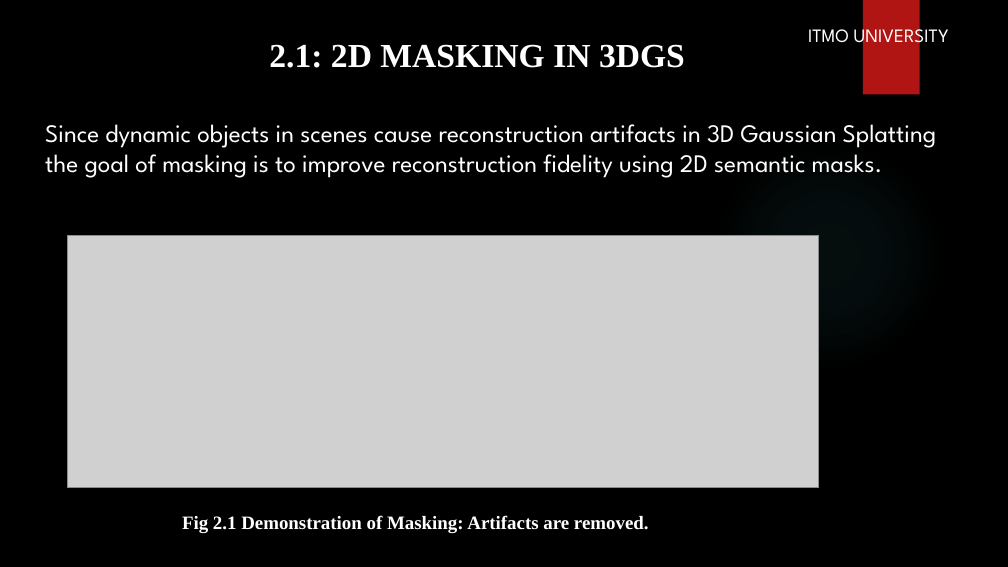
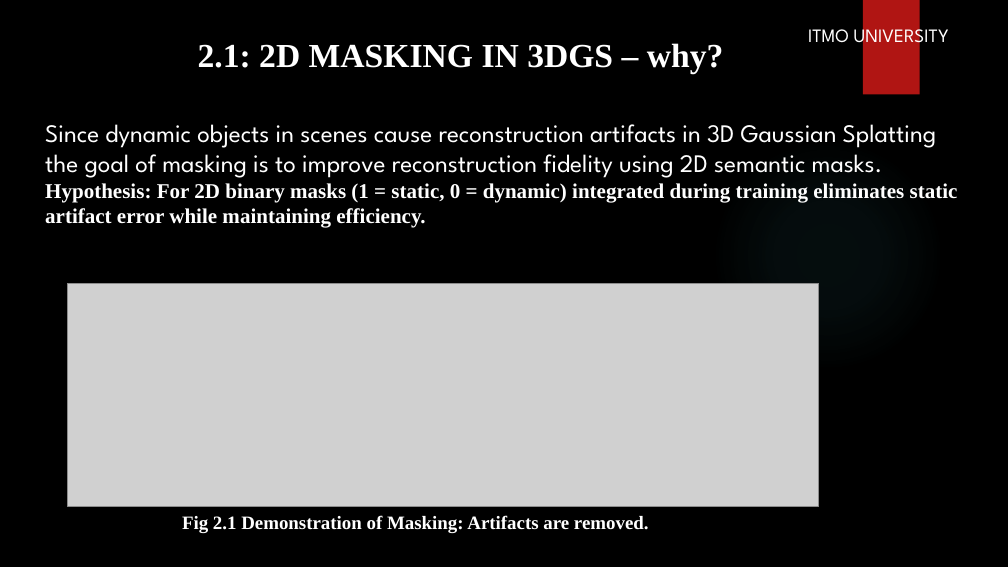
Before and after one commit to PrinssAlex/3dgs-dynamic-masking-47, a slide deck: slide 8 of 3D Gaussian Splatting via Masking Dynamic Objects.pptx. Drawn at 1008x567 pixels with LibreOffice and Linux fonts; fonts in the diff are those of the drawing; grey boxes stand for pictures; background and template pictures are left out. Boxes give left, top, right and bottom in pixels: in the first picture for what was removed or moved away, otherwise in the second. Text is boxed around its words. In the diff, an @@ line names an element or a change of style, - is before the commit and + after.

```diff
--- a/3D Gaussian Splatting via Masking Dynamic Objects.pptx
+++ b/3D Gaussian Splatting via Masking Dynamic Objects.pptx
@@ text at [198, 43, 724, 73]: text changed @@
-2.1: 2D MASKING IN 3DGS
+2.1: 2D MASKING IN 3DGS – why?
@@ text at [45, 183, 958, 228]: paragraph added @@
+Hypothesis: For 2D binary masks (1 = static, 0 = dynamic) integrated during training eliminates static artifact error while maintaining efficiency.
@@ picture: place and size @@
-picture at [67, 235, 819, 488]
+picture at [67, 284, 819, 507]
```
Also in this commit, not shown: 4 other slides changed.
